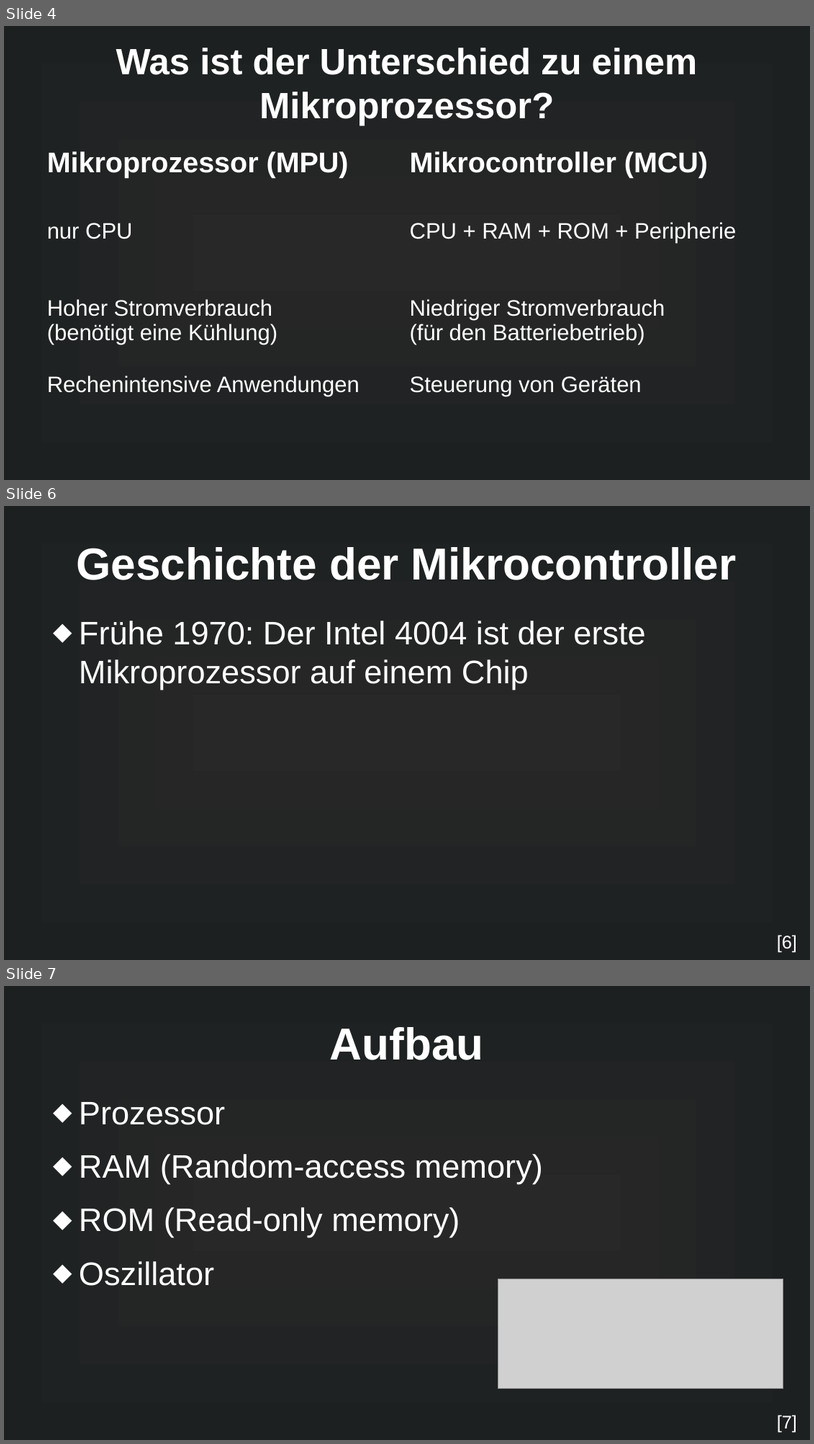
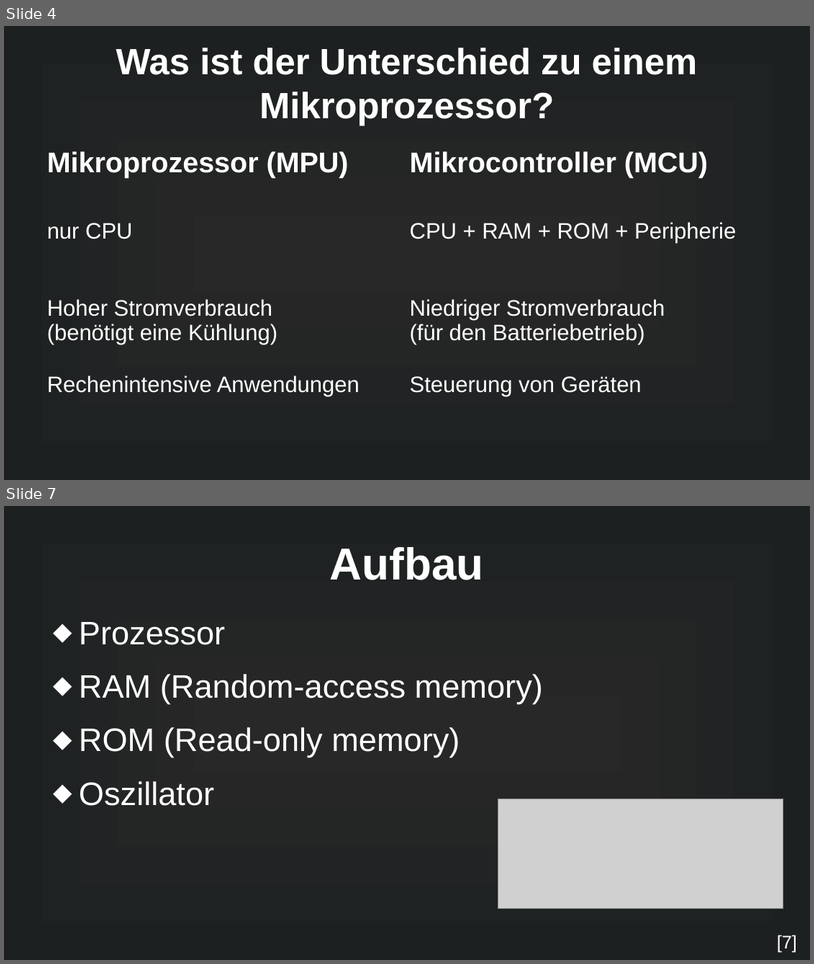
Before and after one commit to MuffinKran24/IMP_GFS, a slide deck: Mikrocontroller_GFS.odp. Shown one above the other, each under a label of ours: slides 4, 6 and 7 before the commit, slides 4 and 7 after it; the slides between them are not shown. The pictures are 814x1444 and 814x964 pixels, drawn with LibreOffice and Linux fonts; fonts in the diff are those of the drawing; grey boxes stand for pictures. Boxes give left, top, right and bottom in pixels: in the first picture for what was removed or moved away, otherwise in the second. Text is boxed around its words. In the diff, an @@ line names an element or a change of style, - is before the commit and + after.

```diff
--- a/Mikrocontroller_GFS.odp
+++ b/Mikrocontroller_GFS.odp
@@ slide 6 removed at (4, 506, 810, 960), background gradient #282828 to #1D2021 @@
@@ title removed at (77, 547, 737, 580) @@
-Geschichte der Mikrocontroller
@@ text removed at (79, 620, 646, 690) @@
-⬥ Frühe 1970: Der Intel 4004 ist der erste Mikroprozessor auf einem Chip
@@ text removed at (777, 934, 797, 952) @@
-[6]
```
Also in this commit, not shown: 2 slides changed, 2 slides added, 1 other slide removed, 3 other files.
